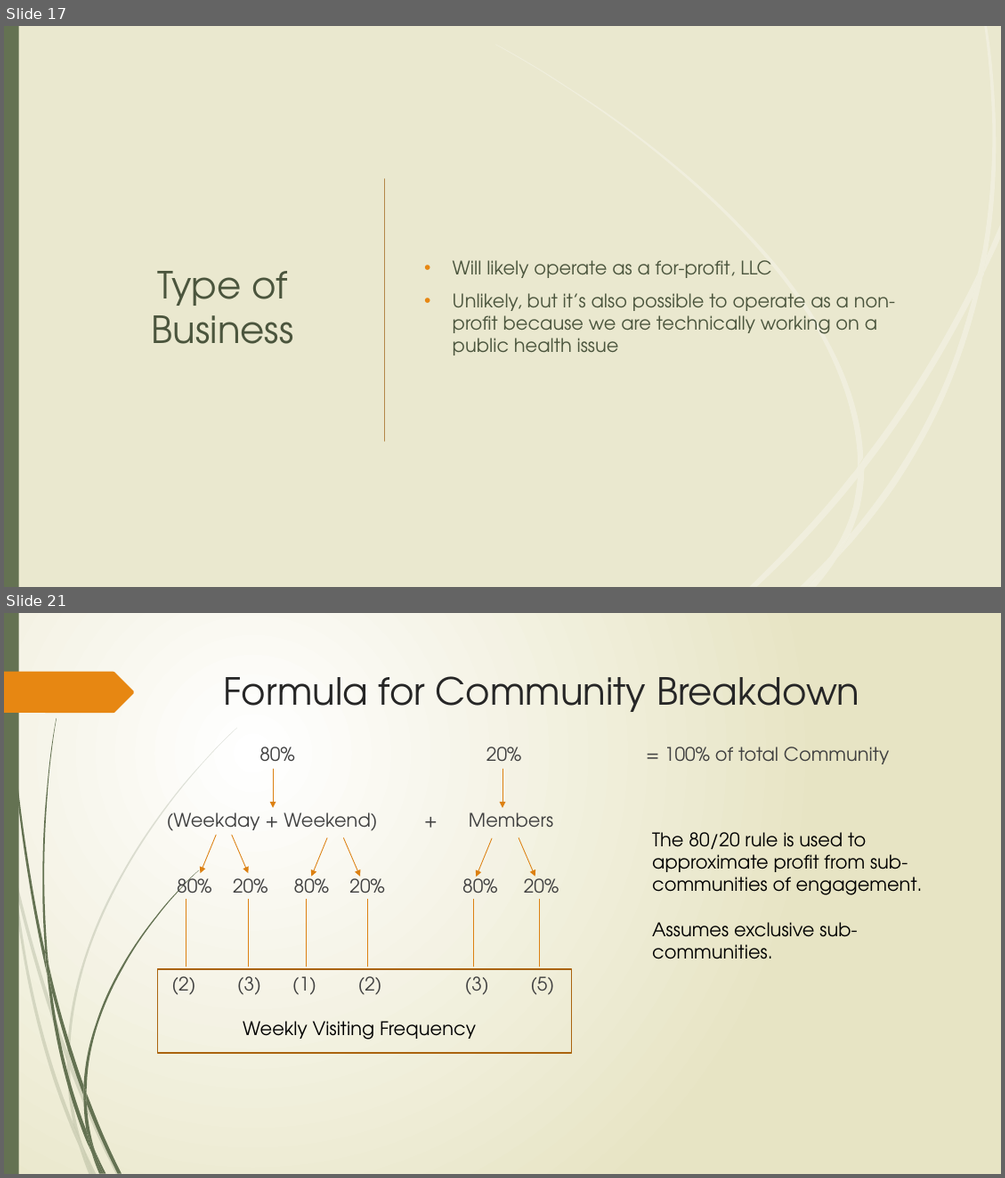
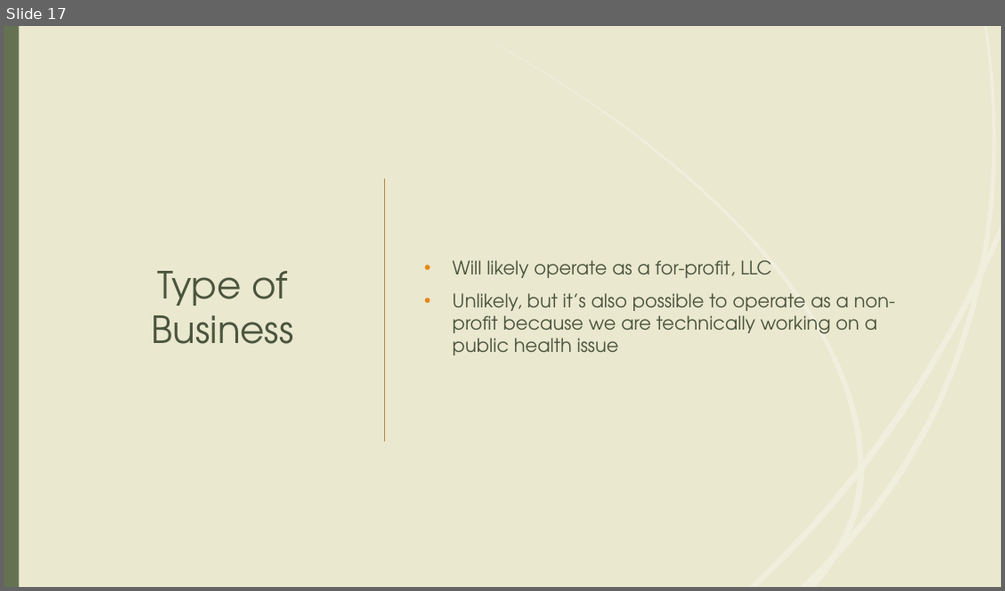
Before and after one commit to tieje/dogen, a slide deck: Presentation/SocialHub_FrancisT_06_23_2020.pptx. Shown one above the other, each under a label of ours: slides 17 and 21 before the commit, slide 17 after it; the slides between them are not shown. The pictures are 1005x1178 and 1005x591 pixels, drawn with LibreOffice and Linux fonts; fonts in the diff are those of the drawing. Boxes give left, top, right and bottom in pixels: in the first picture for what was removed or moved away, otherwise in the second. Text is boxed around its words. In the diff, an @@ line names an element or a change of style, - is before the commit and + after.

```diff
--- a/Presentation/SocialHub_FrancisT_06_23_2020.pptx
+++ b/Presentation/SocialHub_FrancisT_06_23_2020.pptx
@@ slide 21 removed at <box>4,613,1001,1174</box>, background gradient #FFFFFF to #E8E6C4; not listed: 11 template elements that a slide beside it also shows @@
@@ rectangle removed at <box>4,613,19,1174</box> @@
@@ title removed at <box>224,676,860,712</box> @@
-Formula for Community Breakdown
@@ text removed at <box>171,747,889,995</box> @@
-80% 20% = 100% of total Community
-(Weekday + Weekend) + Members
-80% 20% 80% 20% 80% 20%
-(2) (3) (1) (2) (3) (5)
@@ arrow removed from (273, 769) to (273, 808) @@
@@ arrow removed from (502, 769) to (502, 808) @@
@@ arrow removed from (217, 835) to (200, 873) @@
@@ arrow removed from (232, 835) to (249, 873) @@
@@ arrow removed from (327, 838) to (311, 876) @@
@@ arrow removed from (343, 838) to (360, 876) @@
@@ arrow removed from (492, 838) to (476, 877) @@
@@ arrow removed from (518, 838) to (535, 876) @@
@@ text removed at <box>652,832,922,959</box> @@
-The 80/20 rule is used to approximate profit from sub-communities of engagement.
-Assumes exclusive sub-communities.
@@ line removed from (186, 900) to (186, 966) @@
@@ line removed from (249, 900) to (249, 966) @@
@@ line removed from (306, 900) to (306, 966) @@
@@ line removed from (367, 900) to (367, 966) @@
@@ line removed from (474, 900) to (474, 966) @@
@@ line removed from (540, 900) to (540, 966) @@
@@ rectangle removed at <box>158,969,572,1053</box> @@
@@ text removed at <box>243,1021,476,1039</box> @@
-Weekly Visiting Frequency
@@ group removed at <box>12,728,237,1147</box>: 5 freeform shapes @@
@@ group removed at <box>42,718,198,1153</box>: 7 freeform shapes @@
```
Also in this commit, not shown: 1 slide changed, 2 other slides removed, 1 other file.
